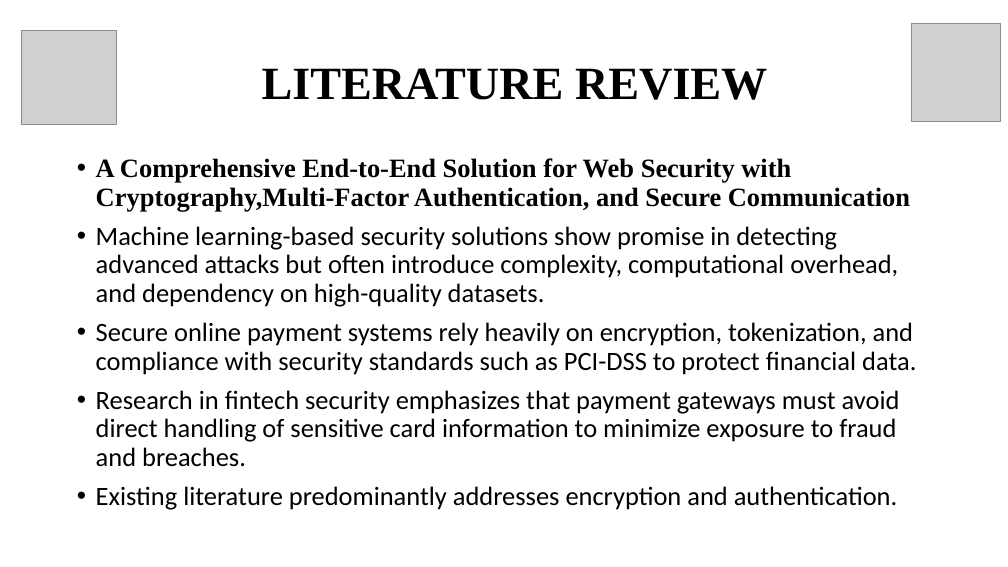
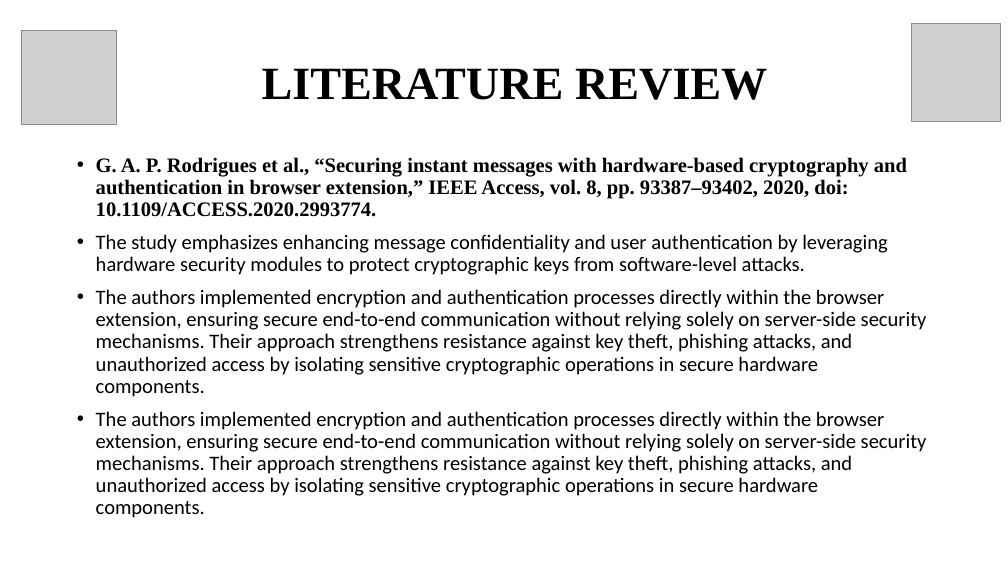
Before and after one commit to K-Aloysius-Rosario/Project, a slide deck: slide 8 of Secure Network Messenger Using ssh for Improved Anonymity.pptx. Drawn at 1008x567 pixels with LibreOffice and Linux fonts; fonts in the diff are those of the drawing; grey boxes stand for pictures. Boxes give left, top, right and bottom in pixels: in the first picture for what was removed or moved away, otherwise in the second. Text is boxed around its words. In the diff, an @@ line names an element or a change of style, - is before the commit and + after.

```diff
--- a/Secure Network Messenger Using ssh for Improved Anonymity.pptx
+++ b/Secure Network Messenger Using ssh for Improved Anonymity.pptx
@@ text at (96, 157, 927, 518): text changed; size 25.2 to 19.6 pt @@
-• A Comprehensive End-to-End Solution for Web Security with Cryptography,Multi-Factor Authentication, and Secure Communication
-• Machine learning-based security solutions show promise in detecting advanced attacks but often introduce complexity, computational overhead, and dependency on high-quality datasets.
-• Secure online payment systems rely heavily on encryption, tokenization, and compliance with security standards such as PCI-DSS to protect financial data.
-• Research in fintech security emphasizes that payment gateways must avoid direct handling of sensitive card information to minimize exposure to fraud and breaches.
-• Existing literature predominantly addresses encryption and authentication.
+• G. A. P. Rodrigues et al., “Securing instant messages with hardware-based cryptography and authentication in browser extension,” IEEE Access, vol. 8, pp. 93387–93402, 2020, doi: 10.1109/ACCESS.2020.2993774.
+• The study emphasizes enhancing message confidentiality and user authentication by leveraging hardware security modules to protect cryptographic keys from software-level attacks.
+• The authors implemented encryption and authentication processes directly within the browser extension, ensuring secure end-to-end communication without relying solely on server-side security mechanisms. Their approach strengthens resistance against key theft, phishing attacks, and unauthorized access by isolating sensitive cryptographic operations in secure hardware components.
+• The authors implemented encryption and authentication processes directly within the browser extension, ensuring secure end-to-end communication without relying solely on server-side security mechanisms. Their approach strengthens resistance against key theft, phishing attacks, and unauthorized access by isolating sensitive cryptographic operations in secure hardware components.
```
Also in this commit, not shown: 3 other slides changed, 2 other files.
